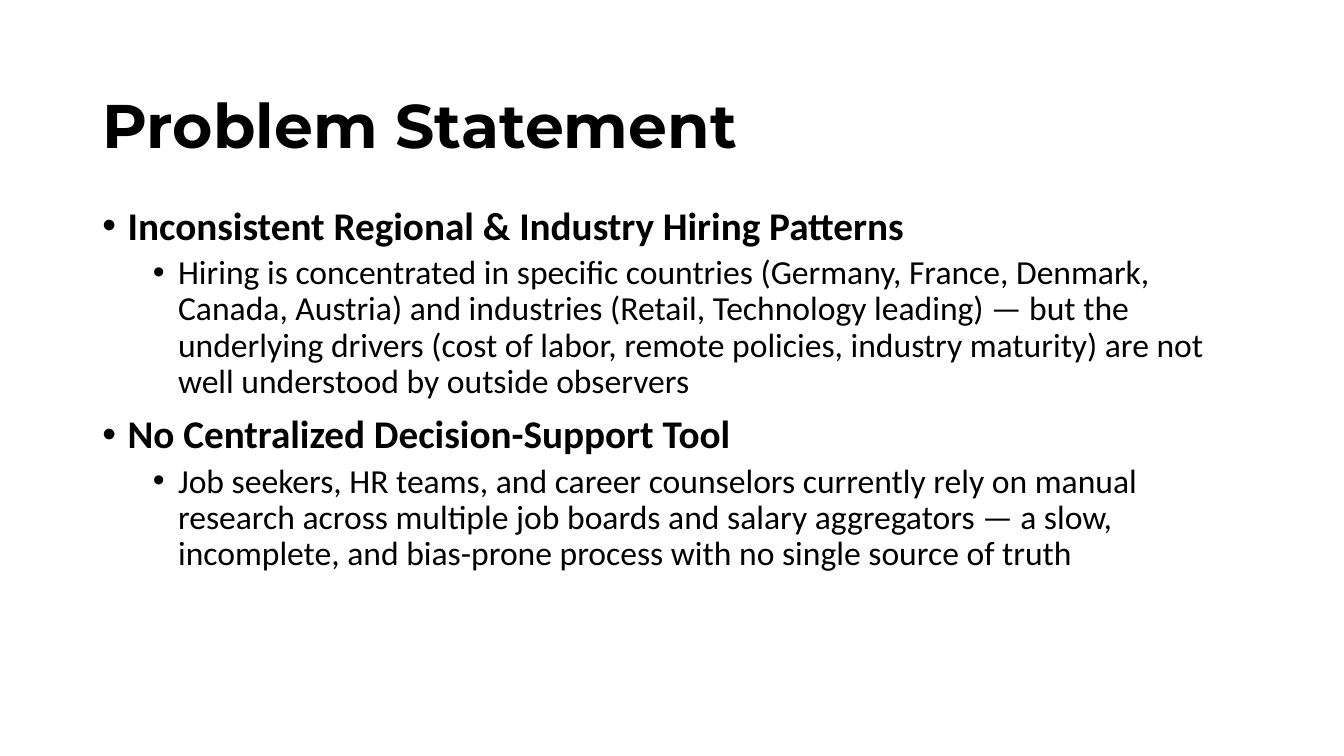
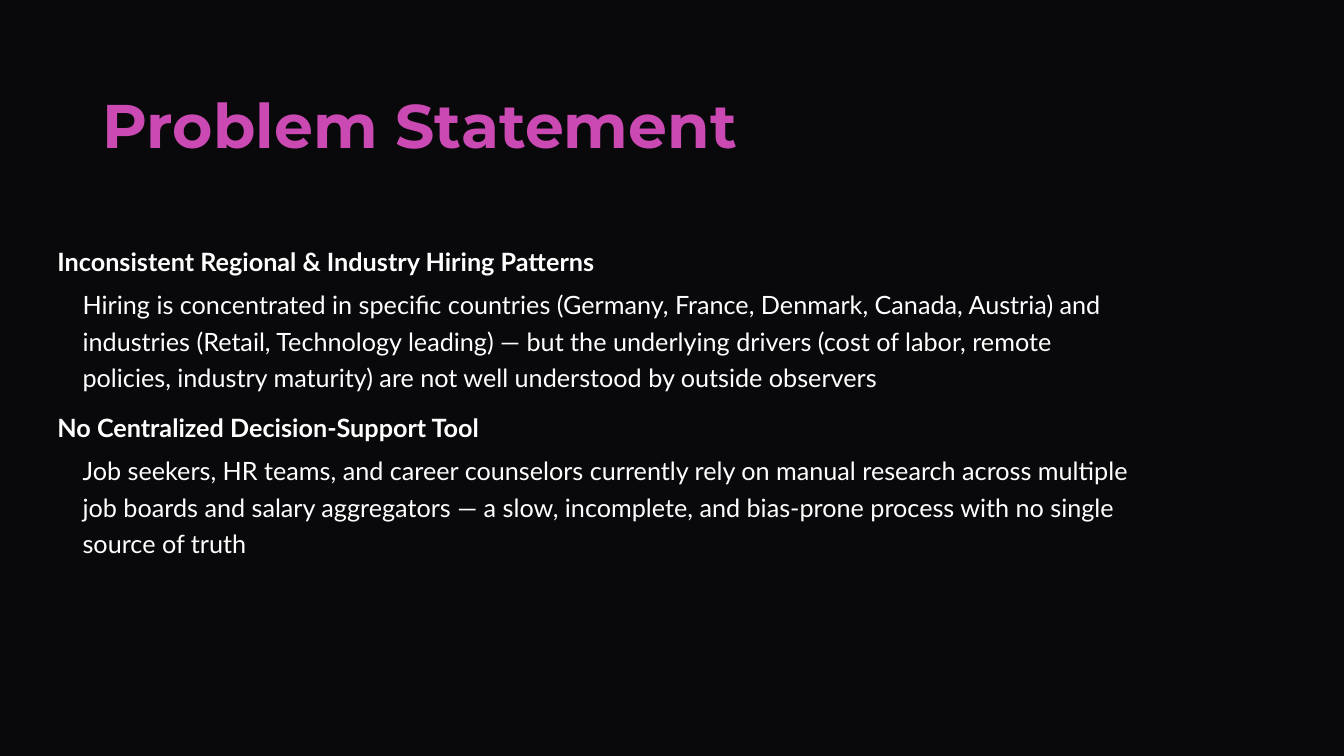
Before and after one commit to AkshitGajera/AF05148719-GajeraAkshit-AIJobPostingAnalytics-Insights, a slide deck: slide 5 of AI Job Posting Analytics & Insights.pptx. Drawn at 1344x756 pixels with LibreOffice and Linux fonts; fonts in the diff are those of the drawing. Boxes give left, top, right and bottom in pixels: in the first picture for what was removed or moved away, otherwise in the second. Text is boxed around its words. In the diff, an @@ line names an element or a change of style, - is before the commit and + after.

```diff
--- a/AI Job Posting Analytics & Insights.pptx
+++ b/AI Job Posting Analytics & Insights.pptx
@@ background #FFFFFF to #09090C @@
@@ text "Problem Statement" at bbox=[102, 102, 737, 149]: text colour #000000 to #CB49B2 @@
@@ text "Inconsistent Regional & Industry Hiring ...": place and size @@
-text "Inconsistent Regional & Industry Hiring ..." at bbox=[128, 212, 1204, 571]
+text "Inconsistent Regional & Industry Hiring ..." at bbox=[57, 252, 1128, 554]
@@ text "Inconsistent Regional & Industry Hiring ..." at bbox=[57, 252, 1128, 554]: size 28 to 18 pt in "Inconsistent Regional & Industry Hiring Patterns", "No Centralized Decision-Support Tool"; font Calibri to Lato, text colour #000000 to #FFFFFF; size 24 to 18 pt in "Hiring is concentrated in specific countries (Germany, ...", "Job seekers, HR teams, and career counselors ..."; bullet • to none; line spacing 0.9 to 1.2 @@
```
Also in this commit, not shown: 4 other slides changed.
